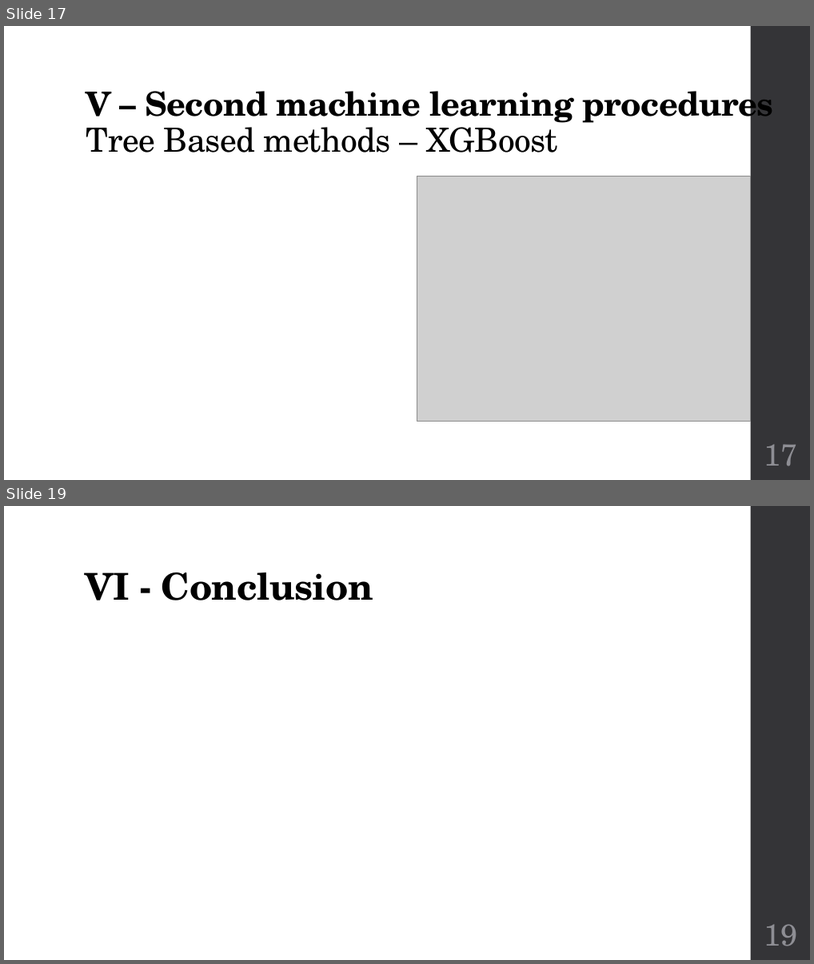
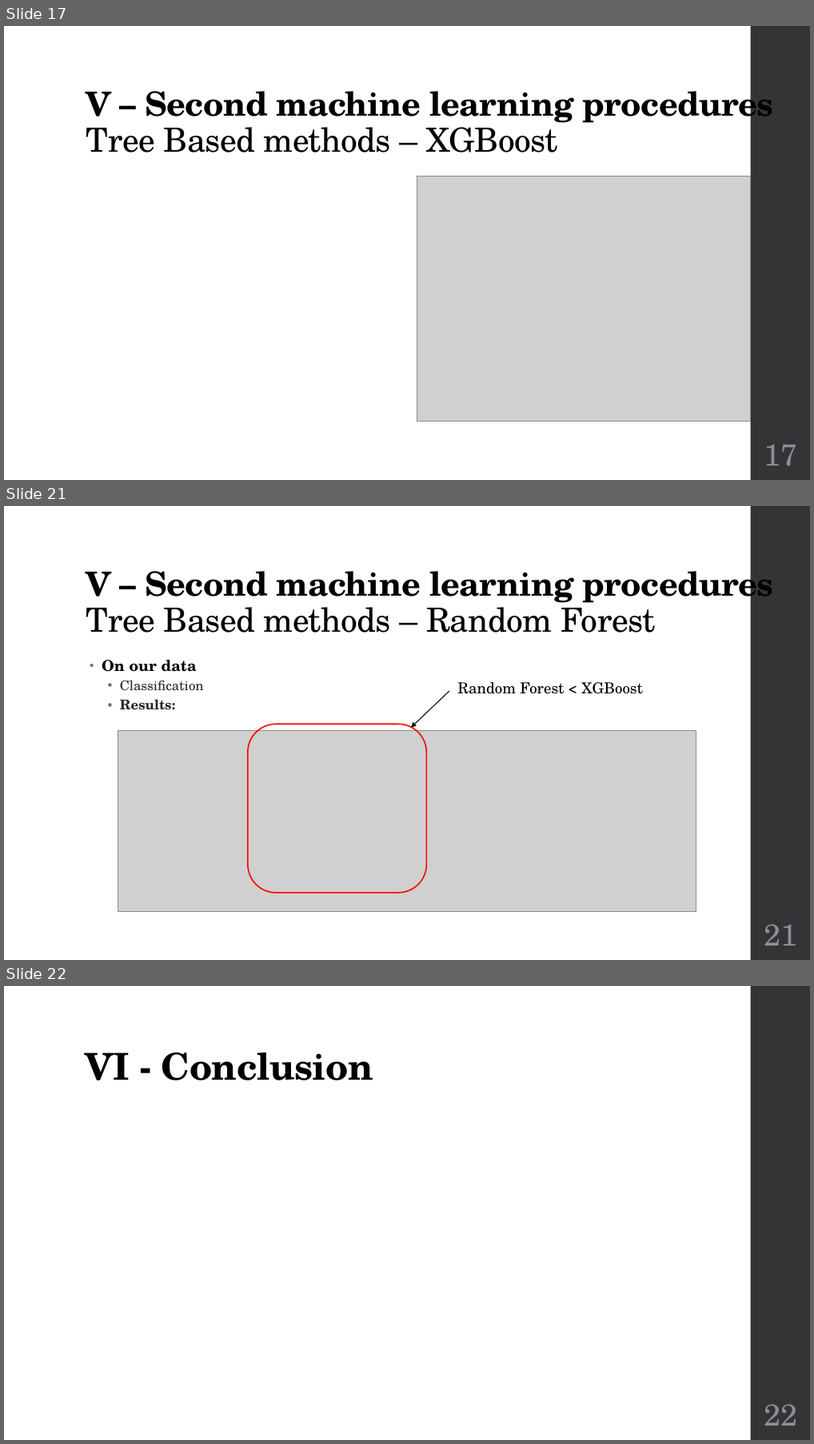
Before and after one commit to jveillon/Projet_Statapp, a slide deck: Soutenance/Soutenance - Présentation.pptx. Shown one above the other, each under a label of ours: slides 17 and 19 before the commit, slides 17, 21 and 22 after it; the slides between them are not shown. The pictures are 814x964 and 814x1444 pixels, drawn with LibreOffice and Linux fonts; fonts in the diff are those of the drawing; grey boxes stand for pictures. Boxes give left, top, right and bottom in pixels: in the first picture for what was removed or moved away, otherwise in the second. Text is boxed around its words. In the diff, an @@ line names an element or a change of style, - is before the commit and + after.

Commit message:
J'avais oublié d'upload le fichier sur les random forests

```diff
--- a/Soutenance/Soutenance - Présentation.pptx
+++ b/Soutenance/Soutenance - Présentation.pptx
@@ slide 21 added at <box>4,506,810,960</box>, background #FFFFFF; not listed: 1 template element that a slide beside it also shows @@
@@ title added at <box>86,561,774,632</box>, 39.6 pt, text #000000, bold @@
+V – Second machine learning procedures
+Tree Based methods – Random Forest
@@ text added at <box>102,660,204,710</box>, 16 pt, text #262626, bold @@
+• On our data
+  • Classification
+  • Results:
@@ arrow added from (450, 691) to (411, 728), #000000 1 pt @@
@@ text added at <box>458,682,642,694</box>, 18 pt, text #000000 @@
+Random Forest < XGBoost
@@ picture added at <box>118,731,697,912</box> @@
@@ rounded rectangle added at <box>248,724,427,892</box>, outline #FF0000 1.5 pt @@
@@ page number added at <box>764,924,798,945</box>, 36 pt, text #8E8E94 @@
+21
@@ what was slide 19 is now slide 22 @@
@@ page number at <box>764,1404,798,1425</box>: text changed @@
-19
+22
```
Also in this commit, not shown: 1 slide changed, 2 other slides added, 2 other files.
